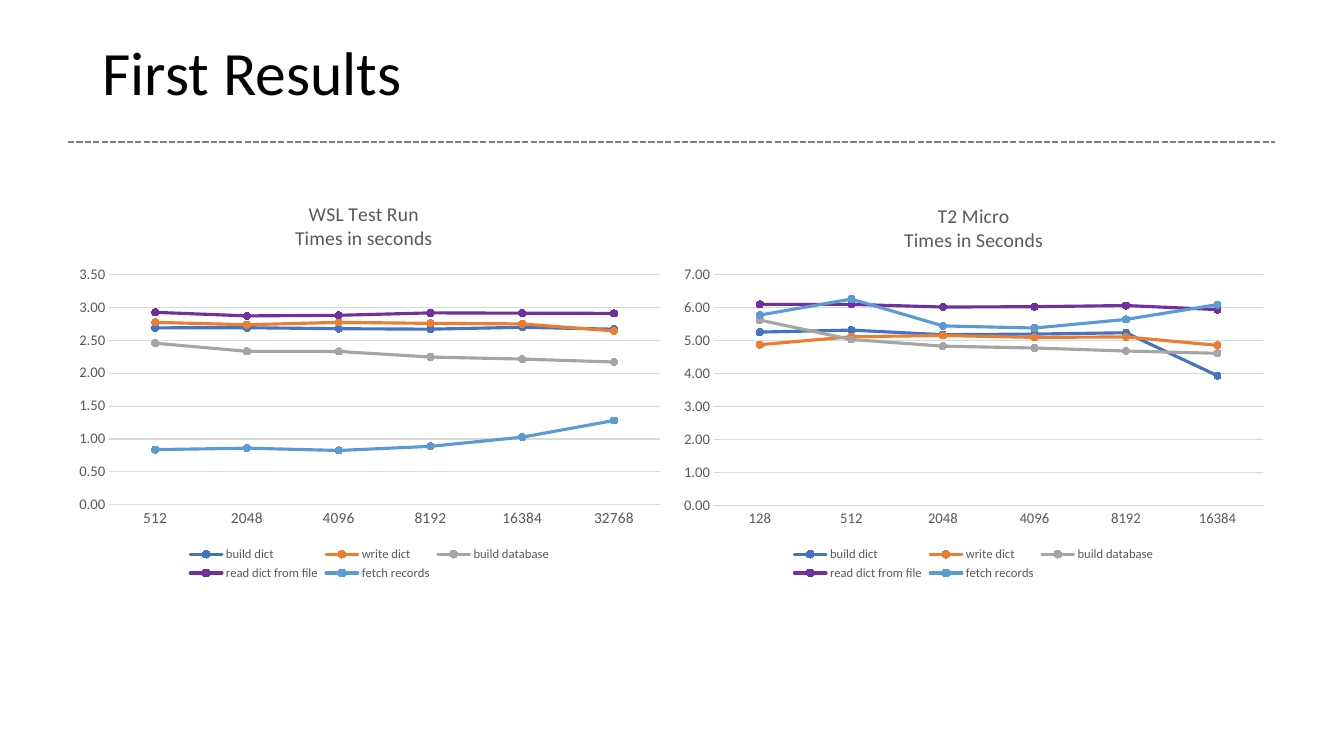
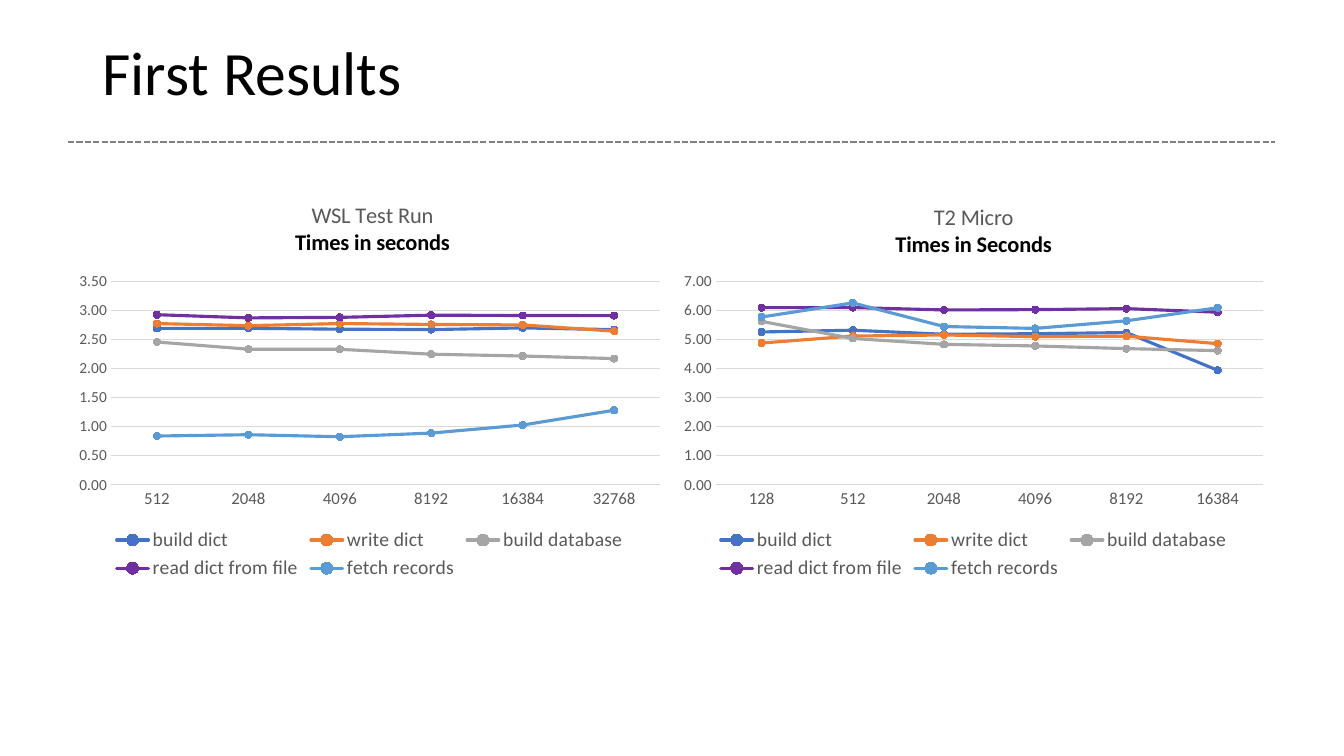
Before and after one commit to glenntu15/BuildVoterDatabase, a slide deck: slide 8 of Proj_presentation.pptx. Drawn at 1344x756 pixels with LibreOffice and Linux fonts; fonts in the diff are those of the drawing. Boxes give left, top, right and bottom in pixels: in the first picture for what was removed or moved away, otherwise in the second. Text is boxed around its words. In the diff, an @@ line names an element or a change of style, - is before the commit and + after.

```diff
--- a/Proj_presentation.pptx
+++ b/Proj_presentation.pptx
@@ line chart at (68, 186, 673, 584) @@
@@ legend changed @@
@@ category axis changed @@
@@ value axis changed @@
@@ line chart at (673, 186, 1276, 584) @@
@@ legend changed @@
@@ category axis changed @@
@@ value axis changed @@
```
Also in this commit, not shown: 5 other slides changed, 4 slides added, 1 slide removed.
